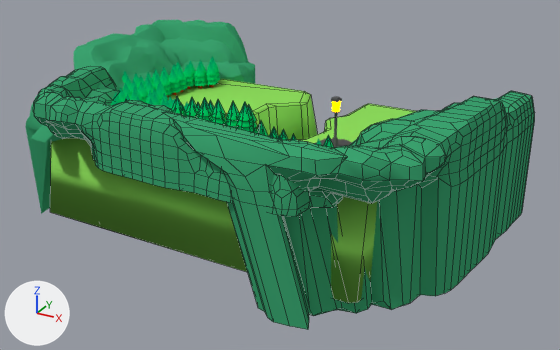
The Blender file assets/mod/wippa.blend, before and after one commit.
Camera for both pictures: a 50 mm lens placed at (37.5, -68.1, 36.6), pointed at (-9.6, 17.7, -6.2). The lights are fixed; the arrows at lower left show +X, +Y and +Z. Mesh edges are drawn as thin lines on the coarser meshes.

In view in the first picture: 'Cube', 'Mball.001', 'Mball.002', 'Mball.040'.
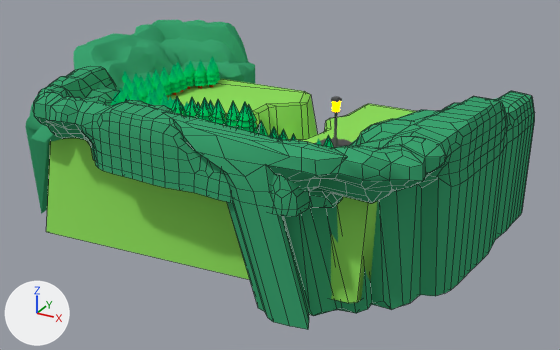
Where the change shows, as pixel boxes (x1, y1, x2, y2) in the pictures (560 x 350 px; the box of a moved part takes in the faces that stretch with it):
'Cube', reshaped, shading changed
    before: (50, 79, 416, 303)
    after: (46, 79, 416, 303)
part 1 of me_cube, moved or reshaped
    before: (50, 138, 348, 303)
    after: (46, 138, 348, 303)
part 2 of me_cube, shading changed
    both: (167, 79, 416, 303)

The change, as a list of edits to the scene's bpy script:
```text
Change me_cube:
    used by ob_cube; location = (-14.39, 16.97, 0.09); scale = (19.7, 15.6, 1.0)
    remove me_cube.from_pydata(...)  # 96 vertices, 98 faces; spans x -1.35..1.52, y -1.04..1.37, z -11.93..1.0
    add me_cube.from_pydata(...)  # 96 vertices, 98 faces; spans x -1.35..1.52, y -1.26..1.37, z -11.96..1.0
    me_cube part 1
    me_cube.vertices[0].co: (-1.17, -0.98, -11.74) -> (-0.99, -1.26, -11.96)  # pixel (50, 212) -> pixel (46, 231)
    me_cube part 2: edges marked sharp go from 0 to 104
```
